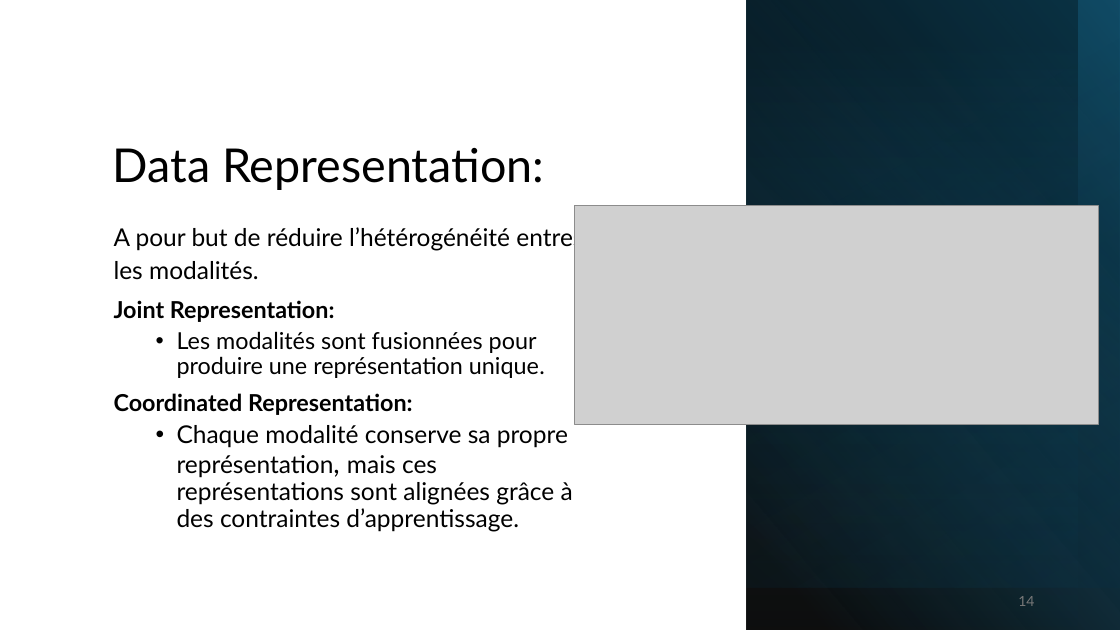
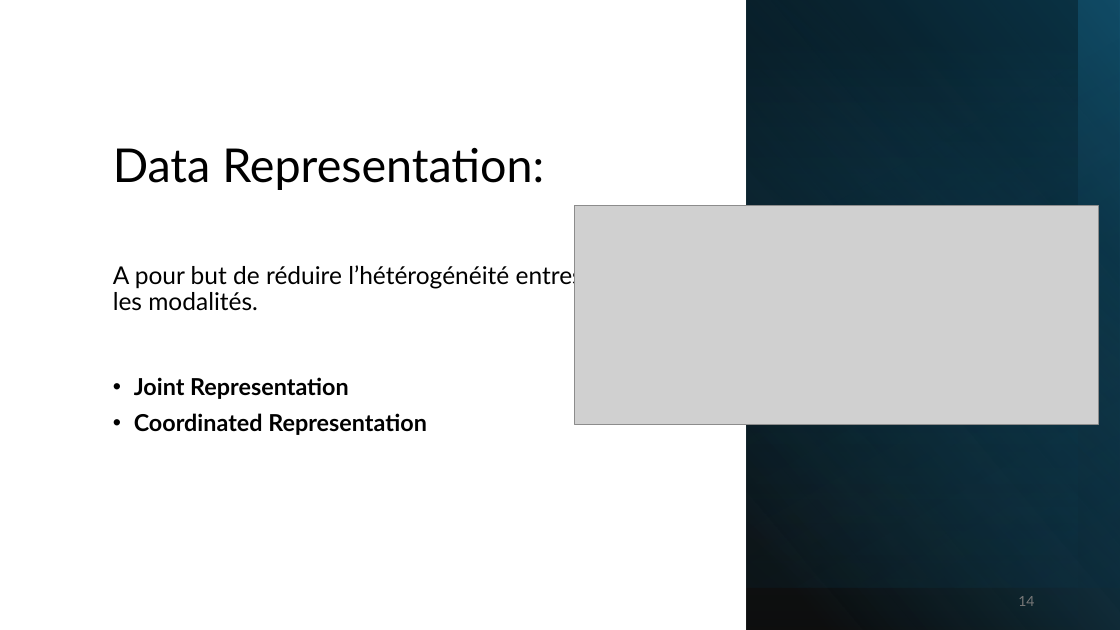
Before and after one commit to IzowRM/Stage-Cetic, a slide deck: slide 14 of Doc Slide/Presentation_du_27_01.pptx. Drawn at 1120x630 pixels with LibreOffice and Linux fonts; fonts in the diff are those of the drawing; grey boxes stand for pictures. Boxes give left, top, right and bottom in pixels: in the first picture for what was removed or moved away, otherwise in the second. Text is boxed around its words. In the diff, an @@ line names an element or a change of style, - is before the commit and + after.

```diff
--- a/Doc Slide/Presentation_du_27_01.pptx
+++ b/Doc Slide/Presentation_du_27_01.pptx
@@ text "A pour but de réduire ...": place and size @@
-text "A pour but de réduire ..." at (114,224,583,532)
+text "A pour but de réduire ..." at (113,262,583,435)
@@ text at (134,377,427,435): text changed; size 21 to 20 pt; bold on @@
-Joint Representation:
-  • Les modalités sont fusionnées pour produire une représentation unique.
-Coordinated Representation:
-  • Chaque modalité conserve sa propre représentation, mais ces représentations sont alignées grâce à des contraintes d’apprentissage.
+• Joint Representation
+• Coordinated Representation
```
Also in this commit, not shown: 8 other slides changed, 3 slides added, 6 slides removed, 5 other files.
